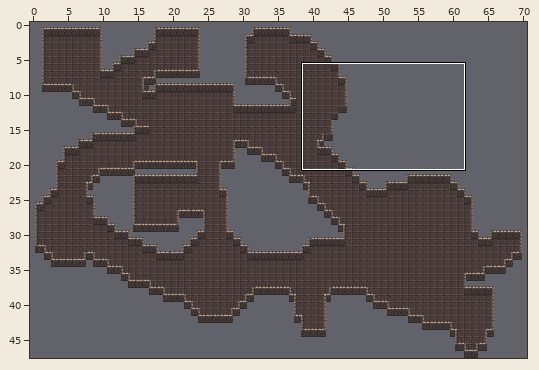
Tiled map (JSON), stored at 2Phishy/image-display-app/public/phaser-assets/tilemaps/tilesets/M-level-3-ver1.tmj. Above, an overview of the earlier version with the close-up marked.
Close-up. Before:
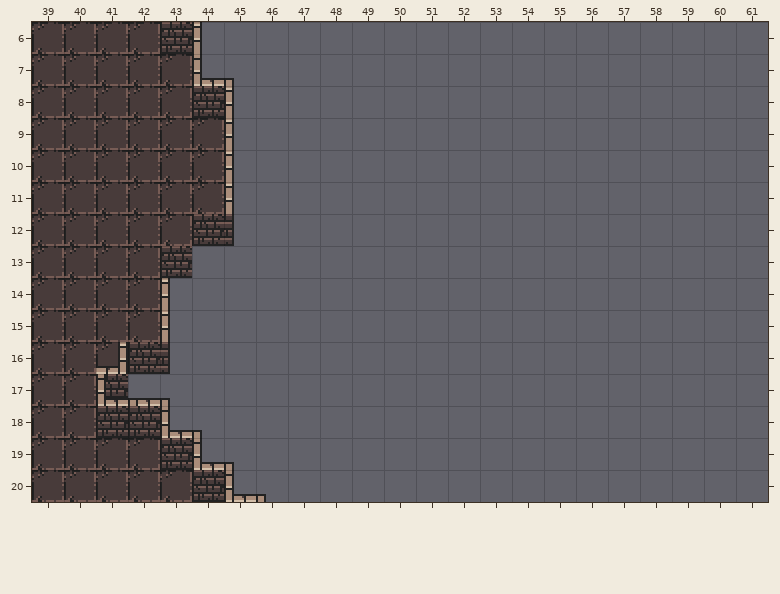
Cells are 16x16 px. Shown: x 39..61, y 6..20.
And afterwards:
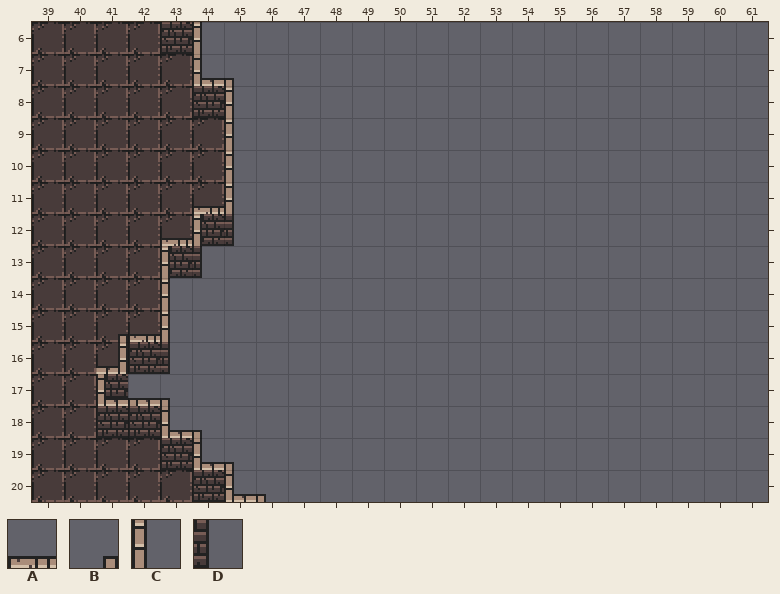
Key: from "sfb-tileset": A 1, B 224, C 257, D 289.
_ is an empty cell.
Edits made:
Layer "Walls-second":
Tile A is added in row 11 at x 44; in row 12 at x 43; in row 15 at x 42.
Tile B is added in row 15 at x 41.
Tile C is added in row 12 at x 44; in row 13 at x 43.
Tile D is added in row 13 at x 44.
